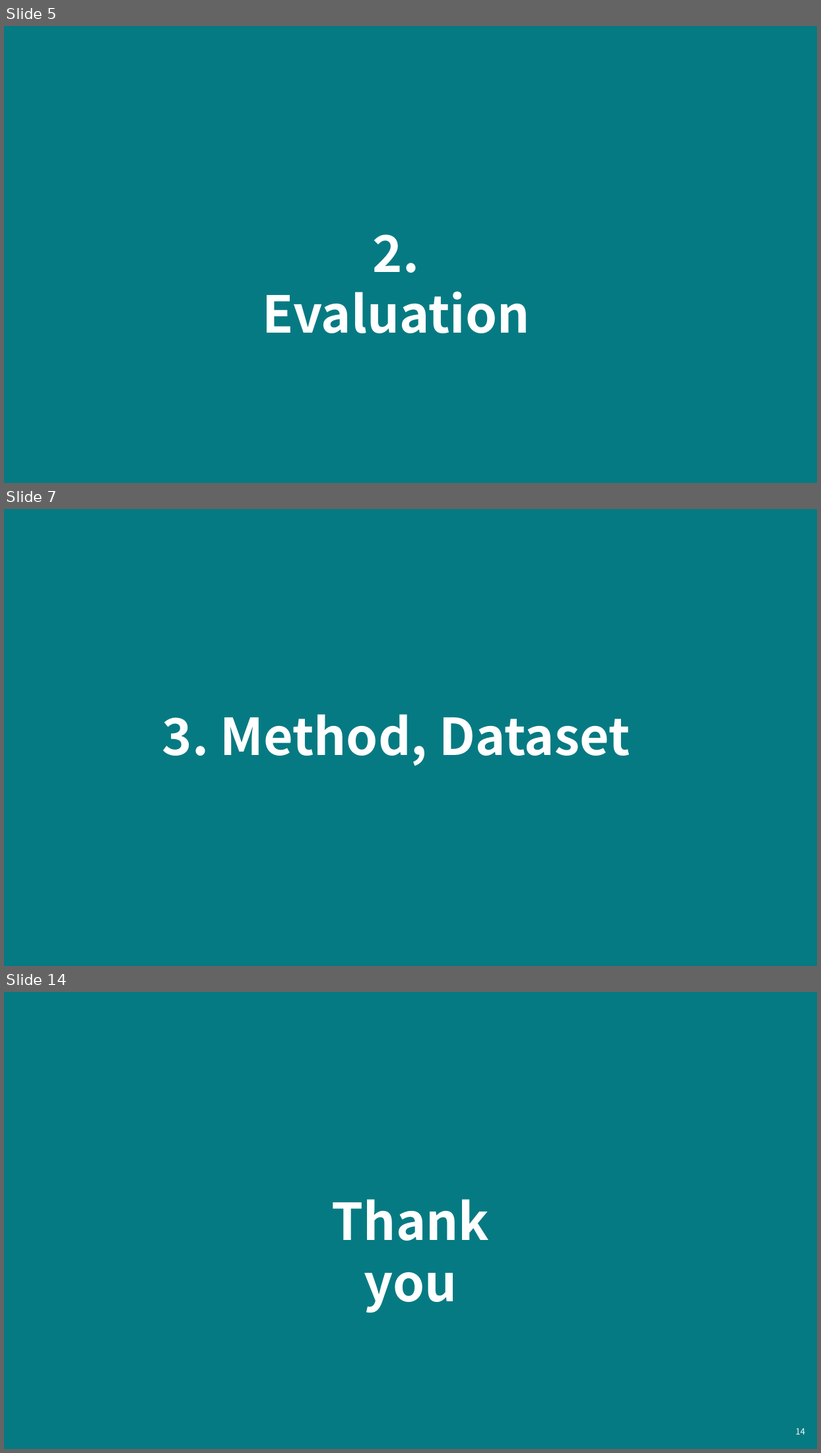
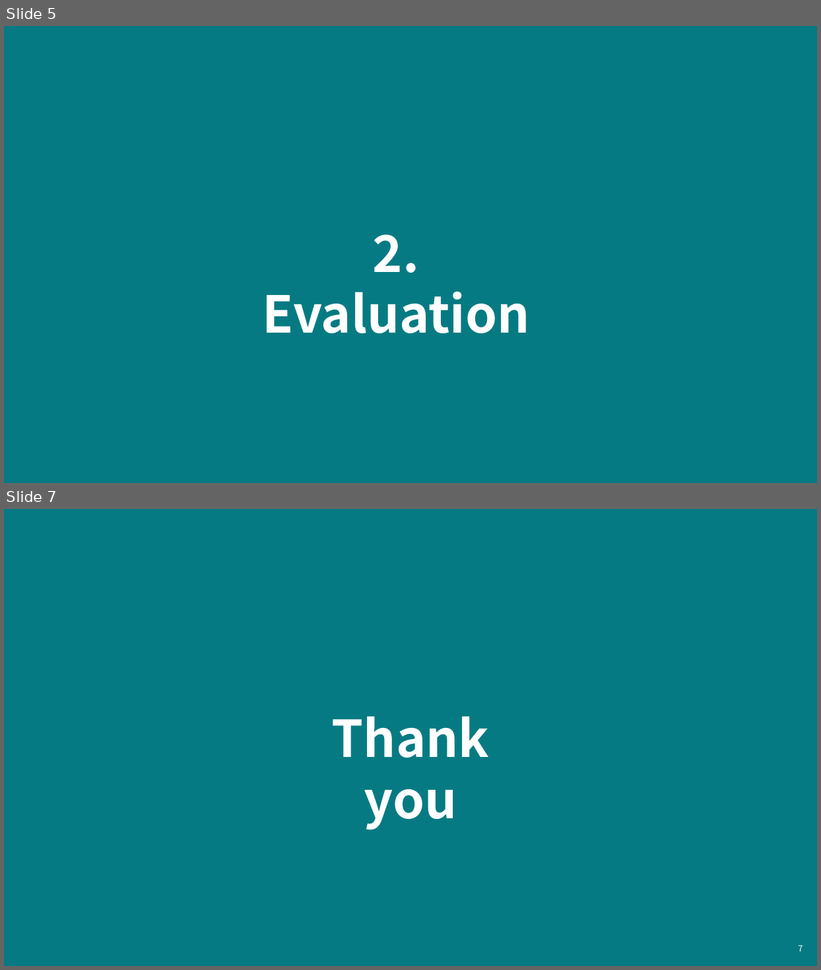
Before and after one commit to keejun-han/NLP_GNN_STUDY, a slide deck: Movie/(210820)sentiment_analysis_bert(이천솔).pptx. Shown one above the other, each under a label of ours: slides 5, 7 and 14 before the commit, slides 5 and 7 after it; the slides between them are not shown. The pictures are 821x1453 and 821x970 pixels, drawn with LibreOffice and Linux fonts; fonts in the diff are those of the drawing. Boxes give left, top, right and bottom in pixels: in the first picture for what was removed or moved away, otherwise in the second. Text is boxed around its words. In the diff, an @@ line names an element or a change of style, - is before the commit and + after.

```diff
--- a/Movie/(210820)sentiment_analysis_bert(이천솔).pptx
+++ b/Movie/(210820)sentiment_analysis_bert(이천솔).pptx
@@ slide 7 removed at <box>4,509,817,966</box>, background #FFFFFF @@
@@ rectangle removed at <box>4,509,817,966</box> @@
@@ text removed at <box>162,714,630,766</box> @@
-3. Method, Dataset
@@ what was slide 14 is now slide 7 @@
@@ page number at <box>798,945,803,952</box>: text changed @@
-14
+7
```
Also in this commit, not shown: 2 slides changed, 11 other slides removed, 12 other files.
